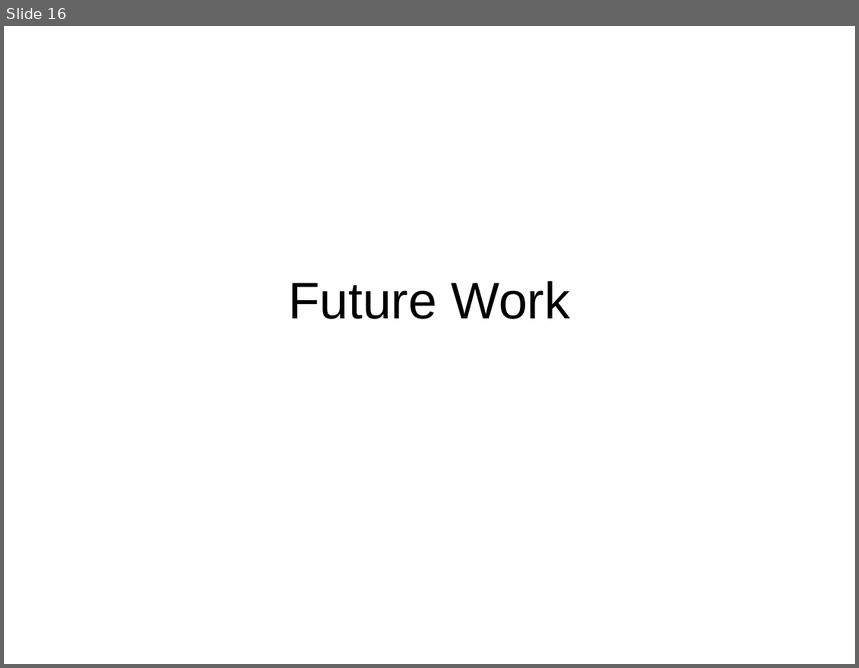
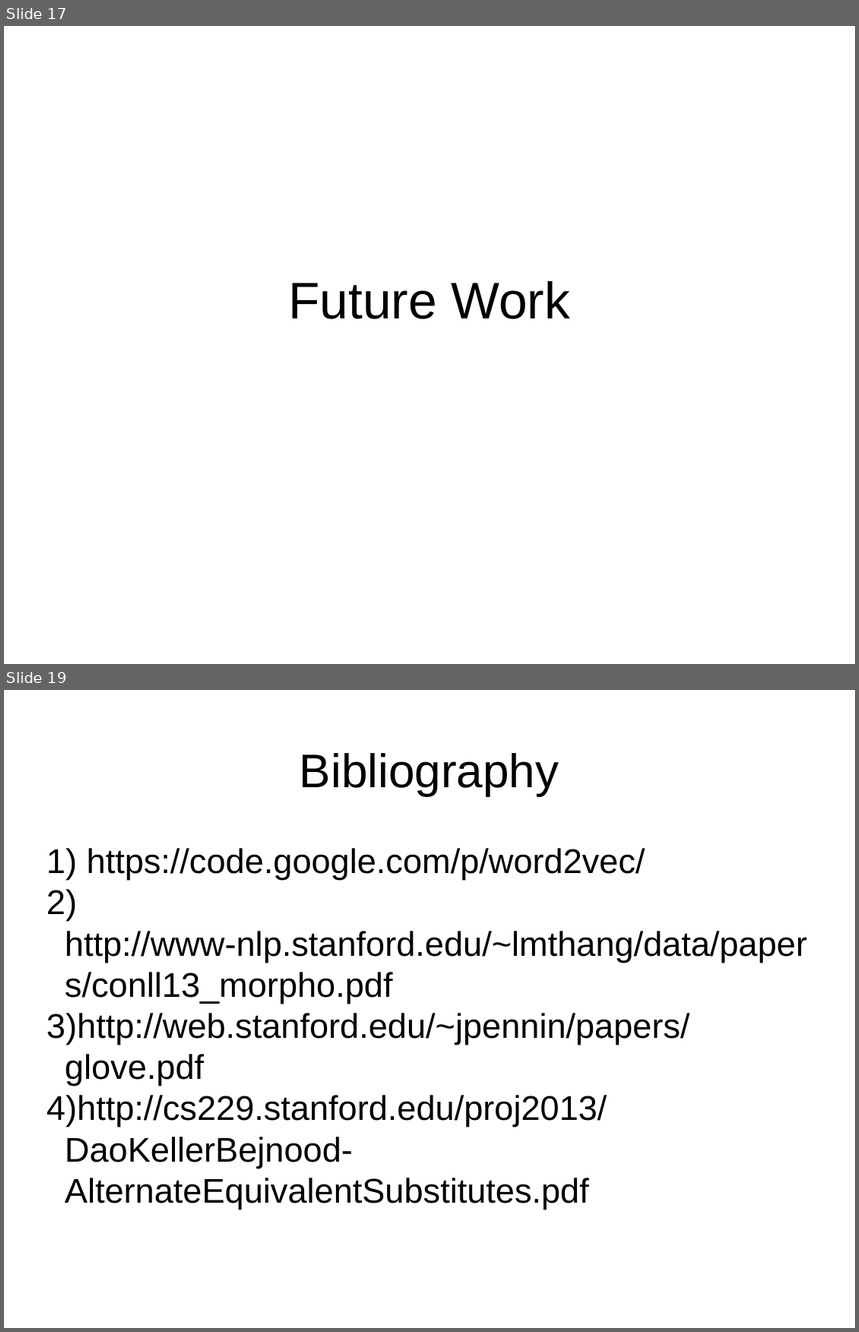
Before and after one commit to ElanHR/deeplearning4j, a slide deck: presentation.pptx. Shown one above the other, each under a label of ours: slide 16 before the commit, slides 17 and 19 after it; the slides between them are not shown. The pictures are 859x668 and 859x1332 pixels, drawn with LibreOffice and Linux fonts; fonts in the diff are those of the drawing. Boxes give left, top, right and bottom in pixels: in the first picture for what was removed or moved away, otherwise in the second. Text is boxed around its words. In the diff, an @@ line names an element or a change of style, - is before the commit and + after.

```diff
--- a/presentation.pptx
+++ b/presentation.pptx
@@ slide 19 added at (x1=4, y1=690, x2=855, y2=1328), background #FFFFFF @@
@@ text added at (x1=300, y1=753, x2=559, y2=796), 44 pt, text #000000 @@
+Bibliography
@@ text added at (x1=47, y1=848, x2=807, y2=1209), 32 pt, text #000000 @@
+1) https://code.google.com/p/word2vec/
+2) http://www-nlp.stanford.edu/~lmthang/data/papers/conll13_morpho.pdf
+3) http://web.stanford.edu/~jpennin/papers/glove.pdf
+4) http://cs229.stanford.edu/proj2013/DaoKellerBejnood-AlternateEquivalentSubstitutes.pdf
@@ what was slide 16 is now slide 17 @@
```
Also in this commit, not shown: 3 slides changed, 1 other slide added.
